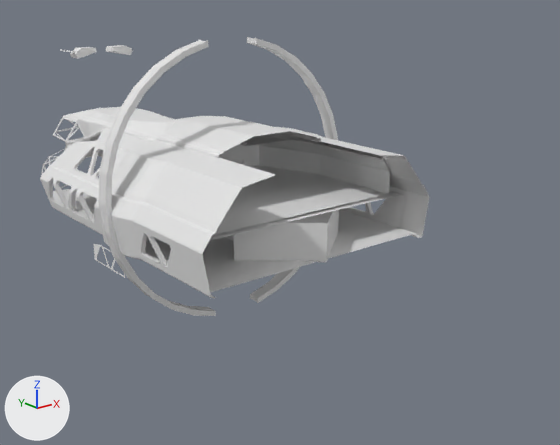
What one commit did to the Blender file Assets/Models/mothership.blend.
The view is the same before and after, from a camera (50 mm lens) standing at (-15.9, -32.4, 7.0) and looking at (4.2, -7.2, -3.0). Every picture has the same lights, and +X, +Y and +Z are marked at lower left.

Before the edit, the objects in view are built like this:
```python
me_cube_001 = bpy.data.meshes.new('Cube.001')
me_cube_001.from_pydata(...)  # 2069 vertices, 1745 faces; spans x 0.0..5.2, y -14.9..3.1, z -5.1..5.1
ob_cube_001 = bpy.data.objects.new('Cube.001', me_cube_001)
ob_cube_001.location = (0.0, 0.0, 0.0)
_m = ob_cube_001.modifiers.new('Mirror', 'MIRROR')
```
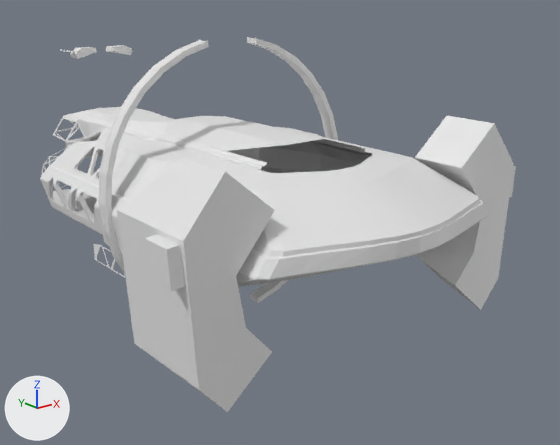
The change, as a diff of the scene's bpy script:
```diff
--- a/Assets/Models/mothership.blend.py
+++ b/Assets/Models/mothership.blend.py
@@ me_cube_001 @@
 # used by ob_cube_001; location = (0.0, 0.0, 0.0)
-me_cube_001.from_pydata(...)  # 2069 vertices, 1745 faces; spans x 0.0..5.2, y -14.9..3.1, z -5.1..5.1
+me_cube_001.from_pydata(...)  # 2129 vertices, 1811 faces, 1 loose edge; spans x 0.0..5.2, y -18.7..3.1, z -5.1..5.1
+# me_cube_001 part 1
+# 11 vertices are removed from x 2.1..4.8, y -14.9, z -1.8..1.6
+# 11 faces are deleted
+# 6 vertices move from x 0.0..4.4, y -14.9..-12.0, z -1.7..2.1 to x 0.0..4.4, y -13.9..-13.7, z -1.7..2.1
+# 68 vertices are added at x 0.0..4.5, y -18.7..-13.7, z -1.8..1.6
+# 6 new vertices lie (0.0, -2.3, 0.0) away from vertices in x 1.9..2.2, y -12.0, z 1.5..1.8
+# 5 new vertices lie (0.0, -4.2, 0.0) away from vertices in x 4.3..4.8, y -13.2, z -0.3..0.3
+# 7 new vertices lie (0.9, 0.2, 0.0) away from vertices in x 0.8..3.6, y -18.7..-15.3, z -1.7..0.2
+# 1 loose edge is added
+# 77 new faces join them
@@ me_cube @@
+me_cube.from_pydata(...)  # 38 vertices, 25 faces, 4 loose edges; spans x 3.83..7.03, y -1.0..2.46, z -4.13..2.54
@@ ob_cube @@
+ob_cube = bpy.data.objects.new('Cube', me_cube)
+ob_cube.location = (0.0, -16.0, 0.0)
+_m = ob_cube.modifiers.new('Mirror', 'MIRROR')
```

Location of each change, (x1, y1, x2, y2) in pixels of the pictures (560 x 445 px):
'Cube.001', reshaped (15% wider): before (40, 37, 430, 316); after (40, 37, 489, 303)
'Cube', added: after (117, 116, 516, 412)
part 1 of me_cube_001, built on: before (165, 116, 430, 298); after (165, 116, 489, 287)
